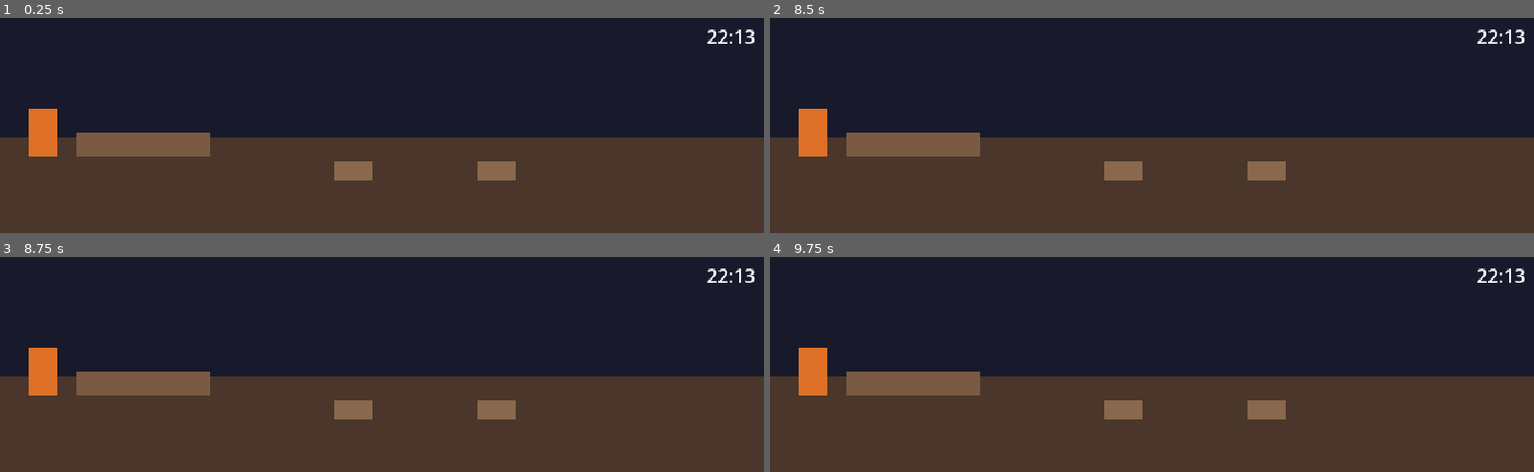
Above: before the commit, frames 1-4 (two rows, left to right).
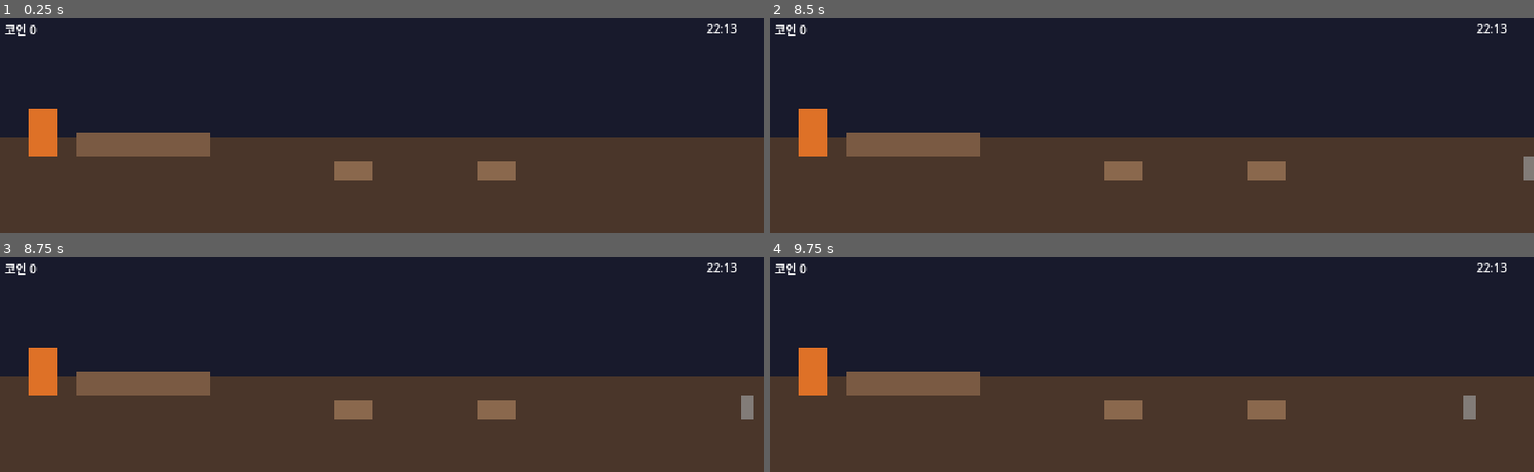
Above: after the commit, the same moments.

Repository: saaari/shopping-watch
Game: Godot game, scene res://scenes/main.tscn
Two runs of this game, one before a commit and one after it. Both use one fixed random seed, a clock stepped at 60 frames per second and the inputs below.
Inputs (mouse positions are in pixels of both pictures, inside the frame that each line leads up to):
- Up to frame 1 (0.25 s): no input
- Up to frame 2 (8.5 s): tap Enter at 0.5, 2, 3.5 s; move the mouse to (1320, 114) at 0.52 s; click (1320, 114) at 0.67 s; tap Space at 1.25, 2.75, 4.25 s; move the mouse to (999, 136) at 1.27 s; click (999, 136) at 1.42 s; move the mouse to (1228, 78) at 2.02 s; click (1228, 78) at 2.17 s; move the mouse to (1113, 168) at 2.77 s; click (1113, 168) at 2.92 s; move the mouse to (1381, 157) at 3.52 s; click (1381, 157) at 3.67 s; move the mouse to (922, 93) at 4.27 s; click (922, 93) at 4.42 s; move the mouse to (1190, 125) at 5.02 s; click (1190, 125) at 5.17 s; move the mouse to (1037, 71) at 5.77 s; click (1037, 71) at 5.92 s; move the mouse to (1320, 114) at 6.52 s; click (1320, 114) at 6.67 s; move the mouse to (999, 136) at 7.27 s; click (999, 136) at 7.42 s; move the mouse to (1228, 78) at 8.02 s; click (1228, 78) at 8.17 s
- Up to frame 3 (8.75 s): no input
- Up to frame 4 (9.75 s): move the mouse to (1113, 407) at 8.77 s; click (1113, 407) at 8.92 s; move the mouse to (1381, 396) at 9.52 s; click (1381, 396) at 9.67 s

The runs differ from the first frame. In frame 1, 0.4% of the frame differs, in the area x 0-99%, y 2-12%; in frame 2, 0.5%; in frame 3, 0.5%, in the area x 0-99%, y 2-76%; in frame 4, 0.5%.

Commit message:
Implement P1 core loop — pipeline, customers, interventions
GDD §4.3·§3.4 의 P1 심장부:
- 자동 파이프라인 (재료→손질 4s→조리 6s→완성 접시), State autoload
- 손님 5종 아키타입 (guests_p1 색상) — 입장→착석→대기→식사→지불→퇴장.
  요리가 없어도 화내지 않고 기다림 (철칙: 대기 무벌)
- 개입 3종: 서빙 돕기(즉시 서빙+팁2)/설거지(3개 쌓이면, 다음 조리 2배속)/
  재료 손질(다음 손질 즉시). 하루 상한 10회, 초과 시 역귀 "오늘은 제가
  할게요" (무벌 흡수)
- 산책 수첩 디버그 패널 (F1): 목업 걸음 기입 → 재료 주입
- 검증 훅: WNW_SMOKE=1 헤드리스 자동 검증 (서빙·수익·개입 상한),
  WNW_SHOT=경로 스크린샷 캡처
- 픽셀 스냅 설정 (snap_2d_transforms_to_pixel)

검증: 스모크 PASS (money=70 served=7 cap=10/12) + 스크린샷 검수
(640×180 논리 해상도 확인, 실시간 밤하늘 미러링 확인)

Co-Authored-By: Claude Fable 5 <noreply@anthropic.com>

Diff:
--- a/project.godot
+++ b/project.godot
@@ -11,6 +11,10 @@
 run/low_processor_mode=true
 config/features=PackedStringArray("4.7", "GL Compatibility")
 
+[autoload]
+
+State="*res://scripts/state.gd"
+
 [display]
 
 window/size/viewport_width=640
@@ -23,6 +27,7 @@
 
 [rendering]
 
+2d/snap/snap_2d_transforms_to_pixel=true
 textures/canvas_textures/default_texture_filter=0
 renderer/rendering_method="gl_compatibility"
 renderer/rendering_method.mobile="gl_compatibility"
--- a/scenes/main.tscn
+++ b/scenes/main.tscn
@@ -1,20 +1,27 @@
-[gd_scene load_steps=2 format=3]
+[gd_scene load_steps=4 format=3]
 
 [ext_resource type="Script" path="res://scripts/main.gd" id="1_main"]
+[ext_resource type="Script" path="res://scripts/kitchen.gd" id="2_kitchen"]
+[ext_resource type="Script" path="res://scripts/debug_notebook.gd" id="3_notebook"]
 
 [node name="Main" type="Node2D"]
 script = ExtResource("1_main")
+
+[node name="Kitchen" type="Node" parent="."]
+script = ExtResource("2_kitchen")
 
 [node name="Sky" type="ColorRect" parent="."]
 offset_right = 640.0
 offset_bottom = 100.0
 color = Color(0.509804, 0.666667, 0.784314, 1)
+mouse_filter = 2
 
 [node name="Floor" type="ColorRect" parent="."]
 offset_top = 100.0
 offset_right = 640.0
 offset_bottom = 180.0
 color = Color(0.290196, 0.211765, 0.164706, 1)
+mouse_filter = 2
 
 [node name="Hearth" type="ColorRect" parent="."]
 offset_left = 24.0
@@ -22,6 +29,7 @@
 offset_right = 48.0
 offset_bottom = 116.0
 color = Color(0.870588, 0.443137, 0.152941, 1)
+mouse_filter = 2
 
 [node name="Counter" type="ColorRect" parent="."]
 offset_left = 64.0
@@ -29,6 +37,7 @@
 offset_right = 176.0
 offset_bottom = 116.0
 color = Color(0.478431, 0.352941, 0.262745, 1)
+mouse_filter = 2
 
 [node name="Table1" type="ColorRect" parent="."]
 offset_left = 280.0
@@ -36,6 +45,7 @@
 offset_right = 312.0
 offset_bottom = 136.0
 color = Color(0.541176, 0.407843, 0.301961, 1)
+mouse_filter = 2
 
 [node name="Table2" type="ColorRect" parent="."]
 offset_left = 400.0
@@ -43,12 +53,36 @@
 offset_right = 432.0
 offset_bottom = 136.0
 color = Color(0.541176, 0.407843, 0.301961, 1)
+mouse_filter = 2
 
 [node name="UI" type="CanvasLayer" parent="."]
 
-[node name="ClockLabel" type="Label" parent="UI"]
+[node name="UIRoot" type="Control" parent="UI"]
+anchors_preset = 15
+anchor_right = 1.0
+anchor_bottom = 1.0
+mouse_filter = 2
+
+[node name="MoneyLabel" type="Label" parent="UI/UIRoot"]
+offset_left = 4.0
+offset_top = 2.0
+offset_right = 120.0
+offset_bottom = 18.0
+text = "코인 0"
+
+[node name="ClockLabel" type="Label" parent="UI/UIRoot"]
 offset_left = 592.0
-offset_top = 4.0
+offset_top = 2.0
 offset_right = 636.0
-offset_bottom = 20.0
+offset_bottom = 18.0
 text = "00:00"
+
+[node name="KeeperLabel" type="Label" parent="UI/UIRoot"]
+offset_left = 200.0
+offset_top = 160.0
+offset_right = 440.0
+offset_bottom = 176.0
+horizontal_alignment = 1
+
+[node name="Notebook" type="PanelContainer" parent="UI/UIRoot"]
+script = ExtResource("3_notebook")
--- /dev/null
+++ b/scripts/customer.gd
@@ -0,0 +1,52 @@
+extends ColorRect
+## 손님 (P1 플레이스홀더 — 색 사각형).
+## 철칙: 기다림에 벌 없음 — 요리가 없으면 화내지 않고 조용히 계속 기다린다.
+
+signal left(customer)
+
+enum S { ARRIVING, WAITING, EATING, LEAVING }
+
+const SPEED := 40.0     # 논리 px/s
+const EAT_TIME := 5.0
+const PAY := 10
+const EXIT_X := 660.0
+
+var state: int = S.ARRIVING
+var seat_x := 0.0
+var eat_left := 0.0
+var kitchen: Node
+var guest_name := ""
+
+func _process(delta: float) -> void:
+	match state:
+		S.ARRIVING:
+			position.x = maxf(seat_x, position.x - SPEED * delta)
+			if position.x <= seat_x:
+				state = S.WAITING
+		S.WAITING:
+			# 완성 접시가 나오면 먹기 시작. 없어도 그냥 기다린다 (무벌).
+			if kitchen != null and kitchen.take_dish():
+				state = S.EATING
+				eat_left = EAT_TIME
+		S.EATING:
+			eat_left -= delta
+			if eat_left <= 0.0:
+				State.add_money(PAY)
+				State.dishes_served += 1
+				if kitchen != null:
+					kitchen.dirty_dishes += 1
+				state = S.LEAVING
+		S.LEAVING:
+			position.x += SPEED * delta
+			if position.x > EXIT_X:
+				left.emit(self)
+				queue_free()
+
+## 개입: 서빙 돕기 — 대기 중 손님에게 즉시 서빙 + 팁
+func serve_directly() -> bool:
+	if state == S.WAITING and kitchen != null and kitchen.take_dish():
+		state = S.EATING
+		eat_left = EAT_TIME
+		State.add_money(2)  # 팁
+		return true
+	return false
--- /dev/null
+++ b/scripts/debug_notebook.gd
@@ -0,0 +1,31 @@
+extends PanelContainer
+## 산책 수첩 (P1: 디버그 패널 겸용 — GDD §7).
+## 목업 걸음을 기입해 재료를 주입한다. F1 토글.
+
+func _ready() -> void:
+	visible = false
+	position = Vector2(4, 22)
+	var box := VBoxContainer.new()
+	add_child(box)
+	var title := Label.new()
+	title.text = "산책 수첩 (F1)"
+	box.add_child(title)
+	box.add_child(_walk_button("5,000보 걷기 (맑음)", "곡물", ["맑음"], 5))
+	box.add_child(_walk_button("3,000보 걷기 (비·저녁)", "빗물 채소", ["비", "저녁"], 3))
+	var pantry_label := Label.new()
+	pantry_label.name = "PantryLabel"
+	box.add_child(pantry_label)
+	State.pantry_changed.connect(func() -> void:
+		pantry_label.text = "재료 창고: %d" % State.pantry.size())
+	pantry_label.text = "재료 창고: 0"
+
+func _walk_button(label: String, ing_name: String, tags: Array, count: int) -> Button:
+	var b := Button.new()
+	b.text = label
+	b.pressed.connect(func() -> void:
+		State.add_ingredients(ing_name, tags, count))
+	return b
+
+func _unhandled_input(event: InputEvent) -> void:
+	if event is InputEventKey and event.pressed and event.keycode == KEY_F1:
+		visible = not visible
--- /dev/null
+++ b/scripts/kitchen.gd
@@ -0,0 +1,61 @@
+extends Node
+## 자동 파이프라인: 재료 → (자동) 손질 → (자동) 조리 → 완성 접시 (GDD §4.3).
+## 방치가 기본값 — 개입 부스트는 순수 가속 보너스.
+
+signal dish_ready
+signal stage_changed
+
+const PREP_TIME := 4.0
+const COOK_TIME := 6.0
+const BOOST_PREP_TIME := 0.5   # 개입: 재료 손질 클릭
+const BOOST_COOK_MULT := 0.5   # 개입: 설거지 클릭 (다음 조리 가속)
+
+var prepping := false
+var cooking := false
+var prep_left := 0.0
+var cook_left := 0.0
+var prepped_count := 0
+var ready_dishes := 0
+var dirty_dishes := 0
+
+var boost_next_prep := false
+var boost_next_cook := false
+
+func _process(delta: float) -> void:
+	# 손질 시작
+	if not prepping and not State.pantry.is_empty():
+		State.take_ingredient()
+		prepping = true
+		prep_left = BOOST_PREP_TIME if boost_next_prep else PREP_TIME
+		boost_next_prep = false
+		stage_changed.emit()
+	# 손질 진행
+	if prepping:
+		prep_left -= delta
+		if prep_left <= 0.0:
+			prepping = false
+			prepped_count += 1
+			stage_changed.emit()
+	# 조리 시작
+	if not cooking and prepped_count > 0:
+		prepped_count -= 1
+		cooking = true
+		cook_left = COOK_TIME * (BOOST_COOK_MULT if boost_next_cook else 1.0)
+		boost_next_cook = false
+		stage_changed.emit()
+	# 조리 진행
+	if cooking:
+		cook_left -= delta
+		if cook_left <= 0.0:
+			cooking = false
+			ready_dishes += 1
+			dish_ready.emit()
+			stage_changed.emit()
+
+## 완성 접시 1개 소비 (손님 식사 시작 시)
+func take_dish() -> bool:
+	if ready_dishes > 0:
+		ready_dishes -= 1
+		stage_changed.emit()
+		return true
+	return false
--- a/scripts/main.gd
+++ b/scripts/main.gd
@@ -1,19 +1,141 @@
 extends Node2D
-## P1 뼈대 — 픽셀 퍼펙트 스트립 창 + 실시간 미러링 스텁.
-## 논리 해상도 640×180 고정, 기준 배율 2x (전역 픽셀 원칙: 배율 혼용 금지).
+## P1 오케스트레이션 — 픽셀 퍼펙트 스트립 창(640×180@2x 고정), 실시간 미러링,
+## 손님 스폰, 개입 3종, 스모크 테스트 훅(WNW_SMOKE=1).
+
+const CustomerScript := preload("res://scripts/customer.gd")
+
+## 손님 아키타입 5종 (docs/guests_p1.md) — P1은 색 사각형 플레이스홀더
+const GUESTS := [
+	{"name": "소소", "color": Color8(230, 214, 120)},
+	{"name": "잿불이", "color": Color8(130, 124, 120)},
+	{"name": "남풍", "color": Color8(120, 180, 220)},
+	{"name": "눈여우 상인", "color": Color8(224, 232, 240)},
+	{"name": "우산 정령", "color": Color8(150, 120, 190)},
+]
+const SEAT_XS := [268.0, 314.0, 388.0, 434.0]  # 테이블 양옆
+const SPAWN_MIN := 8.0
+const SPAWN_MAX := 14.0
 
 @onready var sky: ColorRect = $Sky
-@onready var clock_label: Label = $UI/ClockLabel
+@onready var kitchen: Node = $Kitchen
+@onready var clock_label: Label = $UI/UIRoot/ClockLabel
+@onready var money_label: Label = $UI/UIRoot/MoneyLabel
+@onready var keeper_label: Label = $UI/UIRoot/KeeperLabel
+
+var seats: Dictionary = {}  # seat_x -> customer (점유 관리)
+var spawn_left := SPAWN_MIN
+var keeper_left := 0.0
+
+# 개입 표적 (동적 생성)
+var prep_crate: ColorRect
+var dish_stack: ColorRect
+var ready_dish: ColorRect
 
 func _ready() -> void:
-	_tick()
+	_setup_font()
+	_setup_targets()
+	_tick_clock()
 	var t := Timer.new()
 	t.wait_time = 10.0
-	t.timeout.connect(_tick)
+	t.timeout.connect(_tick_clock)
 	add_child(t)
 	t.start()
+	State.money_changed.connect(func(v: int) -> void: money_label.text = "코인 %d" % v)
+	State.keeper_says.connect(_keeper_say)
+	if OS.get_environment("WNW_SMOKE") == "1":
+		_run_smoke()
+	elif OS.get_environment("WNW_SHOT") != "":
+		_run_shot(OS.get_environment("WNW_SHOT"))
 
-func _tick() -> void:
+## 디버그 UI 폰트 — 한글 시스템 폰트 (플레이스홀더. 본 UI는 비트맵 픽셀 폰트로 교체 예정)
+func _setup_font() -> void:
+	var f := SystemFont.new()
+	f.font_names = PackedStringArray(["Apple SD Gothic Neo", "Malgun Gothic", "Noto Sans KR"])
+	var theme := Theme.new()
+	theme.default_font = f
+	theme.default_font_size = 10
+	$UI/UIRoot.theme = theme
+
+func _setup_targets() -> void:
+	# 서빙 돕기: 완성 접시 (조리대 위)
+	ready_dish = _target(Rect2(156, 86, 12, 10), Color8(240, 240, 230), _on_serve_click)
+	# 설거지: 쌓인 그릇 (조리대 위)
+	dish_stack = _target(Rect2(116, 82, 14, 14), Color8(160, 170, 180), _on_dish_click)
+	# 재료 손질: 재료 상자 (조리대 옆 바닥)
+	prep_crate = _target(Rect2(184, 102, 16, 14), Color8(150, 110, 60), _on_prep_click)
+
+func _target(rect: Rect2, color: Color, handler: Callable) -> ColorRect:
+	var r := ColorRect.new()
+	r.position = rect.position
+	r.size = rect.size
+	r.color = color
+	r.visible = false
+	r.gui_input.connect(func(ev: InputEvent) -> void:
+		if ev is InputEventMouseButton and ev.pressed and ev.button_index == MOUSE_BUTTON_LEFT:
+			handler.call())
+	add_child(r)
+	return r
+
+func _process(delta: float) -> void:
+	# 손님 스폰
+	spawn_left -= delta
+	if spawn_left <= 0.0:
+		spawn_left = randf_range(SPAWN_MIN, SPAWN_MAX)
+		_spawn_customer()
+	# 개입 표적 표시 (있을 때만 보임 — 없는 것을 보여주지 않는다)
+	ready_dish.visible = kitchen.ready_dishes > 0
+	dish_stack.visible = kitchen.dirty_dishes >= 3
+	prep_crate.visible = not State.pantry.is_empty() and not kitchen.boost_next_prep
+	# 역귀 말풍선 수명
+	if keeper_left > 0.0:
+		keeper_left -= delta
+		if keeper_left <= 0.0:
+			keeper_label.text = ""
+
+func _spawn_customer() -> ColorRect:
+	var free: Array = SEAT_XS.filter(func(x: float) -> bool: return not seats.has(x))
+	if free.is_empty():
+		return null
+	var seat: float = free.pick_random()
+	var g: Dictionary = GUESTS.pick_random()
+	var c: ColorRect = ColorRect.new()
+	c.set_script(CustomerScript)
+	c.size = Vector2(10, 20)
+	c.position = Vector2(650, 116)
+	c.color = g.color
+	c.mouse_filter = Control.MOUSE_FILTER_IGNORE
+	c.seat_x = seat
+	c.kitchen = kitchen
+	c.guest_name = g.name
+	seats[seat] = c
+	c.left.connect(func(cust) -> void:
+		seats.erase(cust.seat_x))
+	add_child(c)
+	return c
+
+func _on_serve_click() -> void:
+	for c in seats.values():
+		if c.state == c.S.WAITING:
+			if State.try_intervene() and c.serve_directly():
+				_keeper_say("서빙 고마워요! 팁 +2")
+			return
+
+func _on_dish_click() -> void:
+	if kitchen.dirty_dishes >= 3 and State.try_intervene():
+		kitchen.dirty_dishes = 0
+		kitchen.boost_next_cook = true
+		_keeper_say("반짝반짝! 다음 요리가 빨라져요")
+
+func _on_prep_click() -> void:
+	if not State.pantry.is_empty() and State.try_intervene():
+		kitchen.boost_next_prep = true
+		_keeper_say("손질을 도와줬어요")
+
+func _keeper_say(text: String) -> void:
+	keeper_label.text = text
+	keeper_left = 2.5
+
+func _tick_clock() -> void:
 	var d := Time.get_datetime_dict_from_system()
 	clock_label.text = "%02d:%02d" % [d.hour, d.minute]
 	sky.color = _sky_color(d.hour)
@@ -31,3 +153,36 @@
 		return Color8(190, 120, 80)  # 노을
 	else:
 		return Color8(60, 56, 80)    # 초저녁
+
+## 헤드리스 자동 검증: 재료 주입 → 배속 → 서빙·수익 발생 확인 후 종료
+func _run_smoke() -> void:
+	Engine.time_scale = 10.0
+	State.add_ingredients("곡물", ["맑음"], 8)
+	await get_tree().create_timer(90.0).timeout
+	var ok: bool = State.dishes_served >= 2 and State.money >= 20
+	# 개입 상한: 12회 시도 중 정확히 CAP 만큼만 허용돼야 한다
+	var granted := 0
+	for i in 12:
+		if State.try_intervene():
+			granted += 1
+	ok = ok and granted == State.INTERVENTION_CAP
+	print("SMOKE money=%d served=%d pantry=%d ready=%d cap=%d/12 -> %s" % [
+		State.money, State.dishes_served, State.pantry.size(),
+		kitchen.ready_dishes, granted, "PASS" if ok else "FAIL"])
+	get_tree().quit(0 if ok else 1)
+
+## 화면 검수: 대표 상태(재료·손님·완성 접시)를 만들어 스크린샷 저장 후 종료
+func _run_shot(path: String) -> void:
+	State.add_ingredients("곡물", ["맑음"], 3)
+	kitchen.ready_dishes = 1
+	kitchen.dirty_dishes = 3
+	for i in 2:
+		var c := _spawn_customer()
+		if c != null:
+			c.position.x = c.seat_x
+	State.add_money(30)
+	_keeper_say("서빙 고마워요! 팁 +2")
+	keeper_left = 99.0
+	await get_tree().create_timer(1.0).timeout
+	get_viewport().get_texture().get_image().save_png(path)
+	get_tree().quit()
--- /dev/null
+++ b/scripts/state.gd
@@ -0,0 +1,38 @@
+extends Node
+## 전역 상태 (P1 최소). autoload 이름: State
+
+signal money_changed(value: int)
+signal pantry_changed
+signal keeper_says(text: String)
+
+const INTERVENTION_CAP := 10  # 개입 하루 상한 (GDD §3.4-②)
+
+var money: int = 0
+var pantry: Array[Dictionary] = []  # {name: String, tags: Array}
+var interventions_today: int = 0
+var dishes_served: int = 0
+
+func add_money(v: int) -> void:
+	money += v
+	money_changed.emit(money)
+
+func add_ingredients(name: String, tags: Array, count: int) -> void:
+	for i in count:
+		pantry.append({"name": name, "tags": tags})
+	pantry_changed.emit()
+
+func take_ingredient() -> Dictionary:
+	if pantry.is_empty():
+		return {}
+	var ing: Dictionary = pantry.pop_front()
+	pantry_changed.emit()
+	return ing
+
+## 개입 시도. 상한 안이면 카운트하고 true.
+## 상한 도달 시 벌 없이 역귀가 받아 간다 (철칙 — 클릭이 무효가 될 뿐 손해 없음).
+func try_intervene() -> bool:
+	if interventions_today >= INTERVENTION_CAP:
+		keeper_says.emit("오늘은 제가 할게요. 좀 쉬세요.")
+		return false
+	interventions_today += 1
+	return true
Not shown, added: scripts/customer.gd.uid
Not shown, added: scripts/debug_notebook.gd.uid
Not shown, added: scripts/kitchen.gd.uid
Not shown, added: scripts/main.gd.uid
Not shown, added: scripts/state.gd.uid
